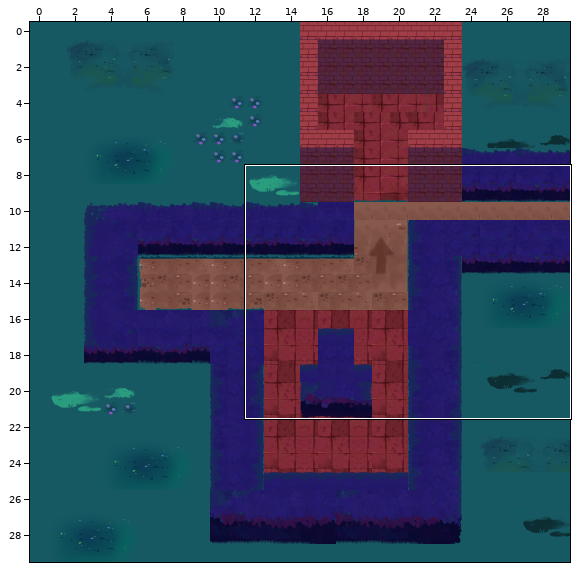
One commit to this Tiled map: assets/maps/tutorial/KeyDoorIntro.tmx. The picture above shows the old version from afar; the outline marks the close-up.
Close-up. Before the commit:
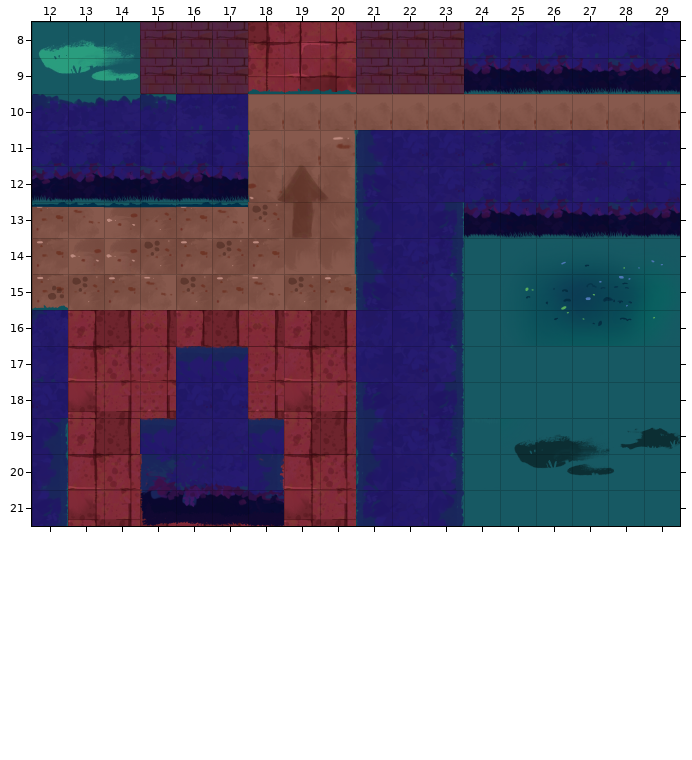
Cells are 128x128 px. Shown: x 12..29, y 8..21. The commit also changed other parts of the map, which this record leaves out.
And afterwards:
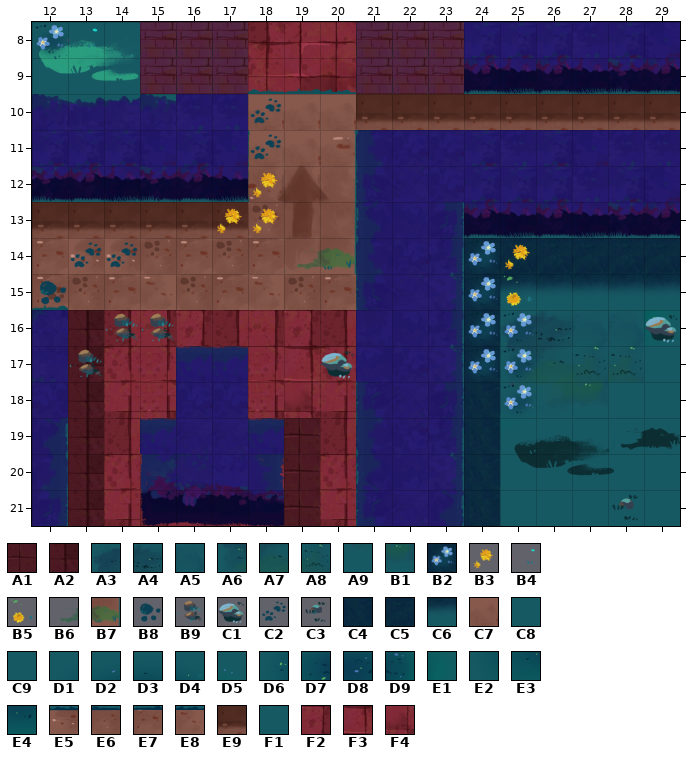
Key: from "IMG_7622": A1 3, A2 8; from "decorations": A3 5, A4 6, A5 7, A6 17, A7 18, A8 19, A9 29, B1 31; from "decorations-2": B2 41, B3 44, B4 54, B5 55, B6 79, B7 80, B8 98, B9 104, C1 105, C2 110, C3 117; from "grass_shadow2": C4 2, C5 2 turned 90, C6 3 turned 90; from "path-1": C7 102, C8 138; from "path-2": C9 31, D1 45, D2 46, D3 47, D4 48, D5 49, D6 60, D7 61, D8 62, D9 63, E1 64, E2 75, E3 76, E4 77, E5 135, E6 136, E7 137, E8 138; from "sand_shadow": E9 14; from "walls-1": F1 200; from "walls-2": F2 106, F3 121, F4 136.
__ is an empty cell.
Tiles of an added or newly shown layer are drawn over the layers below it.
See-through tiles are keyed as they look on the map.
Changes in this commit:
{"where": "layer \"ground\""}
{"y":10,"x":21,"old":"C7 C7 C7 C7 C7 C7 C7 C7 C7","new":"E9 E9 E9 E9 E9 E9 E9 E9 E9"}
{"y":13,"x":12,"old":"E7 E8 E5 E6 E7 E8","new":"E9 E9 E9 E9 E9 E9"}
{"y":14,"x":24,"old":"C8 D1 D2 D3 D4 D5","new":"C4 C5 C5 C5 C5 C5"}
{"y":15,"x":24,"old":"C8 D6 D7 D8 D9 E1","new":"C4 C6 C6 C6 C6 C6"}
{"y":16,"x":13,"old":"F2","new":"A2"}
{"y":16,"x":24,"old":"C8 E2 E3 E4","new":"C4 A3 A4 A5"}
{"y":17,"x":13,"old":"F3","new":"A2"}
{"y":17,"x":24,"old":"C8 C8 C8 C8 C8","new":"C4 A6 A7 A8 A8"}
{"y":18,"x":13,"old":"F4","new":"A2"}
{"y":18,"x":24,"old":"C8 C8","new":"C4 A9"}
{"y":18,"x":27,"old":"C8","new":"B1"}
{"y":19,"x":13,"old":"F2","new":"A2"}
{"y":19,"x":19,"old":"F2","new":"A1"}
{"y":19,"x":24,"old":"F1","new":"C4"}
{"y":20,"x":13,"old":"F3","new":"A2"}
{"y":20,"x":19,"old":"F3","new":"A1"}
{"y":20,"x":24,"old":"C9","new":"C4"}
{"y":21,"x":13,"old":"F4","new":"A2"}
{"y":21,"x":19,"old":"F4","new":"A1"}
{"y":21,"x":24,"old":"C9","new":"C4"}
{"where": "layer \"decorations\" (now shown)"}
{"y":8,"x":12,"old":"__ __","new":"B2 B4"}
{"y":10,"x":18,"old":"__","new":"C2"}
{"y":11,"x":18,"old":"__","new":"C2"}
{"y":12,"x":18,"old":"__","new":"B3"}
{"y":13,"x":17,"old":"__ __","new":"B3 B3"}
{"y":14,"x":13,"old":"__ __","new":"C2 C2"}
{"y":14,"x":19,"old":"__ __","new":"B6 B7"}
{"y":14,"x":24,"old":"__ __","new":"B2 B3"}
{"y":15,"x":12,"old":"__","new":"B8"}
{"y":15,"x":24,"old":"__ __","new":"B2 B5"}
{"y":16,"x":14,"old":"__ __","new":"B9 B9"}
{"y":16,"x":24,"old":"__ __","new":"B2 B2"}
{"y":16,"x":29,"old":"__","new":"C1"}
{"y":17,"x":13,"old":"__","new":"B9"}
{"y":17,"x":20,"old":"__","new":"C1"}
{"y":17,"x":24,"old":"__ __","new":"B2 B2"}
{"y":18,"x":25,"old":"__","new":"B2"}
{"y":21,"x":28,"old":"__","new":"C3"}
{"label":"added","picture_box":[35,24,98,58]}
{"label":"changed","picture_box":[32,98,356,526]}
{"label":"changed","picture_box":[356,94,680,130]}
{"label":"changed","picture_box":[464,238,680,526]}
